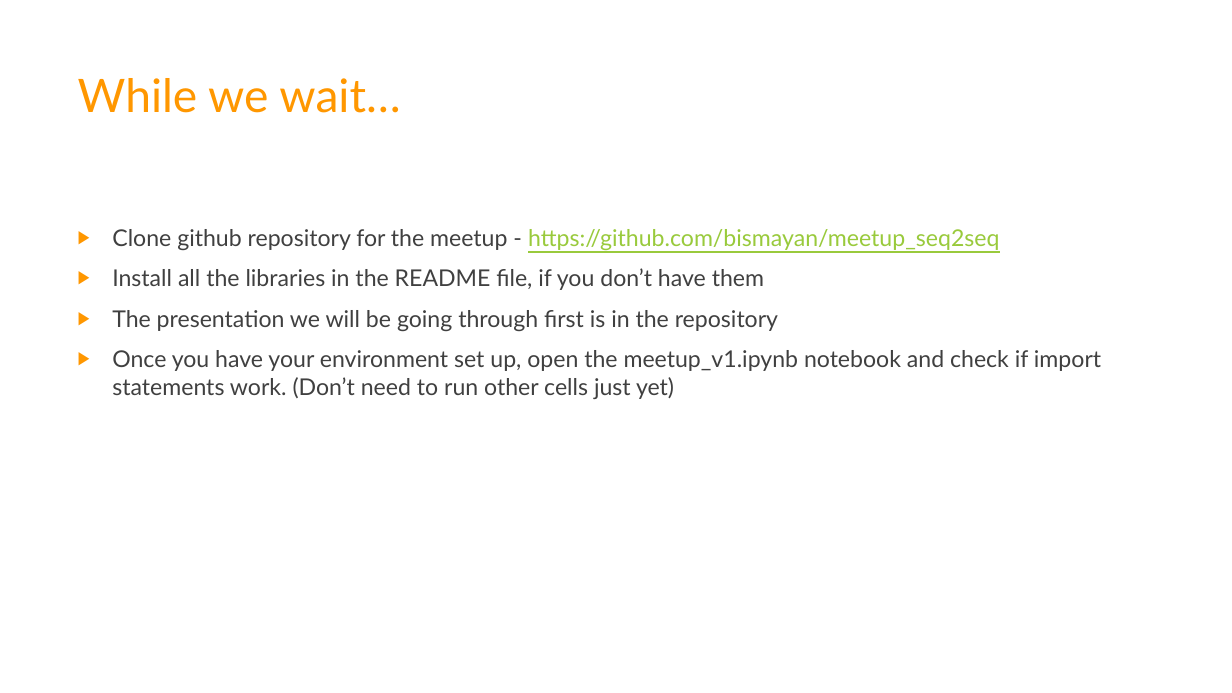
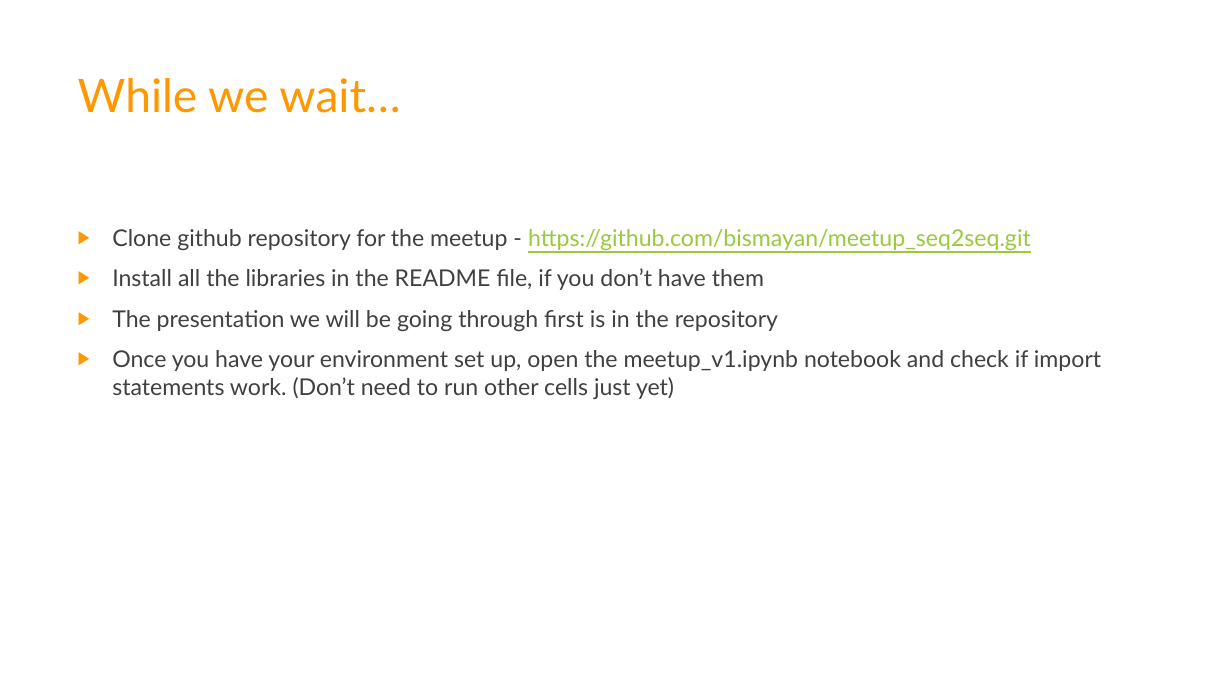
Before and after one commit to bismayan/meetup_seq2seq, a slide deck: slide 20 of Seq2seq_meetup.pptx. Drawn at 1232x693 pixels with LibreOffice and Linux fonts; fonts in the diff are those of the drawing; background and template pictures are left out. Boxes give left, top, right and bottom in pixels: in the first picture for what was removed or moved away, otherwise in the second. Text is boxed around its words. In the diff, an @@ line names an element or a change of style, - is before the commit and + after.

Commit message:
Updating Presentation

```diff
--- a/Seq2seq_meetup.pptx
+++ b/Seq2seq_meetup.pptx
@@ text at (112,229,1031,250): text changed @@
-▶ Clone github repository for the meetup - https://github.com/bismayan/meetup_seq2seq
+▶ Clone github repository for the meetup - https://github.com/bismayan/meetup_seq2seq.git
```
